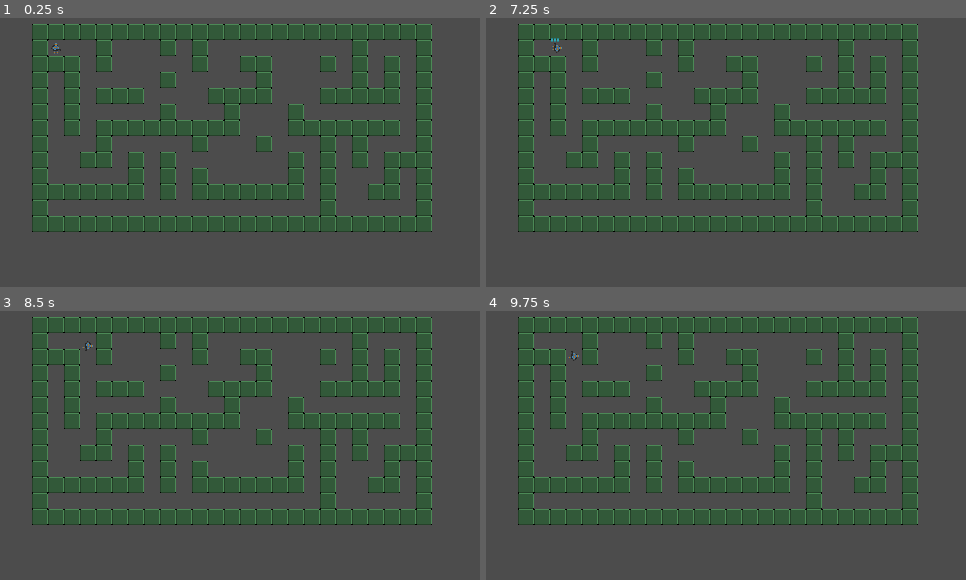
Above: before the commit, frames 1-4 (two rows, left to right).
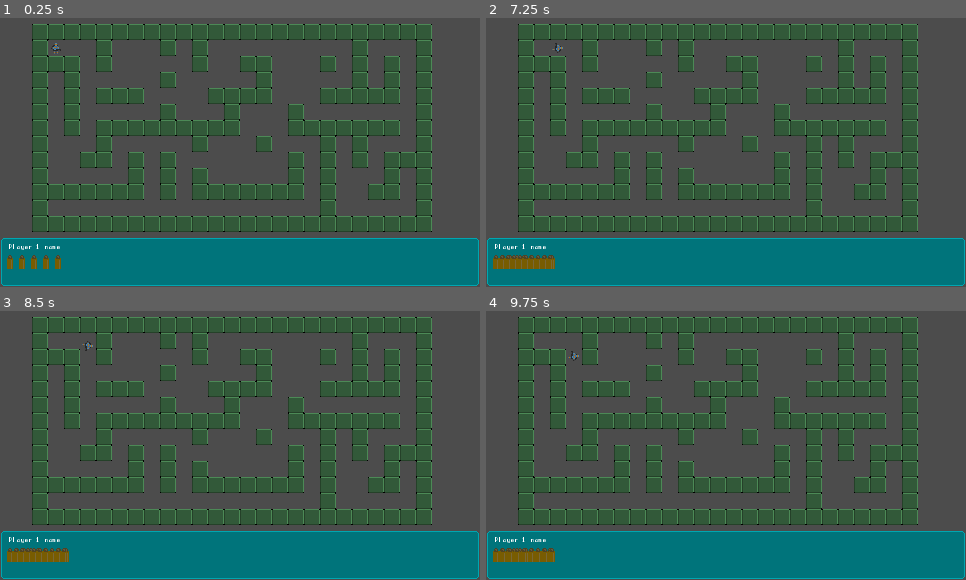
Above: after the commit, the same moments.

Repository: ffekete/WizardOfRogue
Game: Godot game, scene res://Scenes/Game/Main.tscn
Two runs of this game, one before a commit and one after it. Both use one fixed random seed, a clock stepped at 60 frames per second and the inputs below.
Inputs:
- Up to frame 1 (0.25 s): no input
- Up to frame 2 (7.25 s): tap Enter (ui_accept) at 0.5, 0.77, 0.8, 1.07, 1.25, 1.35, 1.52, 1.82, 2, 2.3, 2.75, 3.02, 3.32, 3.5, 4.52, 4.82, 5.3, 5.85, 6.02, 6.32, 6.77, 6.8, 7.07 s; hold Right (ui_right) 0.53-1.28 s; hold Space (ui_fire) 0.53-1.28 s; hold Down (ui_down) 1.28-2.03 s; tap Space (ui_fire) at 1.55, 2.85, 4.35, 6.05 s; hold Right (ui_right) 2.03-2.78 s; hold Space (ui_fire) 2.03-2.78 s; hold Up (ui_up) 2.78-3.53 s; hold Enter (ui_accept) 3.53-4.28 s; hold Left (ui_left) 3.53-5.03 s; hold Down (ui_down) 5.03-5.78 s; hold Space (ui_fire) 5.03-5.78 s; hold Right (ui_right) 5.78-6.53 s; hold Up (ui_up) from 6.53 s (still down); hold Space (ui_fire) from 6.53 s (still down)
- Up to frame 3 (8.5 s): release Up (ui_up) at 7.28 s; release Space (ui_fire) at 7.28 s; hold Right (ui_right) 7.28-8.03 s; tap Space (ui_fire) at 7.35 s; tap Enter (ui_accept) at 7.52, 7.82 s; hold Down (ui_down) from 8.03 s (still down); hold Enter (ui_accept) from 8.03 s (still down)
- Up to frame 4 (9.75 s): release Down (ui_down) at 8.78 s; release Enter (ui_accept) at 8.78 s; hold Left (ui_left) 8.78-9.53 s; tap Space (ui_fire) at 8.85 s; tap Enter (ui_accept) at 9.02, 9.32 s; hold Up (ui_up) from 9.53 s (still down); hold Space (ui_fire) from 9.53 s (still down)

The runs differ from the first frame. In frame 1, 18% of the frame differs, in the area x 0-100%, y 81-100%; in frame 2, 18%, in the area x 0-100%, y 7-100%; in frame 3, 18%; in frame 4, 18%.

Commit message:
added ui, ammo counter

Diff:
--- a/Scenes/Game/Main.tscn
+++ b/Scenes/Game/Main.tscn
@@ -1,16 +1,38 @@
-[gd_scene load_steps=6 format=2]
+[gd_scene load_steps=13 format=2]
 
 [ext_resource path="res://Scripts/Game/DungeonMain.gd" type="Script" id=1]
 [ext_resource path="res://Scenes/Game/CaveTile.tscn" type="PackedScene" id=2]
 [ext_resource path="res://Scenes/Game/Player.tscn" type="PackedScene" id=3]
 [ext_resource path="res://Scripts/Game/Camera2D.gd" type="Script" id=4]
 [ext_resource path="res://Scenes/Game/Bullet.tscn" type="PackedScene" id=5]
+[ext_resource path="res://sprites/UI/Main.png" type="Texture" id=6]
+[ext_resource path="res://font/manaspc.ttf" type="DynamicFontData" id=7]
+[ext_resource path="res://Scenes/Game/UI/Bullet_empty.tscn" type="PackedScene" id=8]
+[ext_resource path="res://Scenes/Game/UI/Bullet_full.tscn" type="PackedScene" id=9]
+
+[sub_resource type="AtlasTexture" id=4]
+atlas = ExtResource( 6 )
+region = Rect2( 0, 0, 480, 48 )
+
+[sub_resource type="SpriteFrames" id=5]
+animations = [ {
+"frames": [ SubResource( 4 ) ],
+"loop": true,
+"name": "default",
+"speed": 5.0
+} ]
+
+[sub_resource type="DynamicFont" id=3]
+size = 6
+font_data = ExtResource( 7 )
 
 [node name="Main" type="Node"]
 script = ExtResource( 1 )
 CaveTile = ExtResource( 2 )
 Player = ExtResource( 3 )
 Bullet = ExtResource( 5 )
+Bullet_full = ExtResource( 9 )
+Bullet_empty = ExtResource( 8 )
 
 [node name="Camera2D" type="Camera2D" parent="."]
 position = Vector2( 120.92, 63.8376 )
@@ -18,3 +40,22 @@
 script = ExtResource( 4 )
 
 [node name="Player" parent="." instance=ExtResource( 3 )]
+
+[node name="CanvasLayer" type="CanvasLayer" parent="."]
+
+[node name="UI_window" type="AnimatedSprite" parent="CanvasLayer"]
+position = Vector2( 240, 245 )
+frames = SubResource( 5 )
+
+[node name="Label" type="Label" parent="CanvasLayer/UI_window"]
+margin_left = -232.115
+margin_top = -17.7253
+margin_right = -140.115
+margin_bottom = -9.72534
+custom_fonts/font = SubResource( 3 )
+text = "Player 1 name"
+__meta__ = {
+"_edit_use_anchors_": false
+}
+
+[connection signal="ammo_changed" from="Player" to="." method="_on_Player_ammo_changed"]
--- /dev/null
+++ b/Scenes/Game/UI/Bullet_empty.tscn
@@ -0,0 +1,18 @@
+[gd_scene load_steps=4 format=2]
+
+[ext_resource path="res://sprites/UI/Bullet_empty.png" type="Texture" id=1]
+
+[sub_resource type="AtlasTexture" id=1]
+atlas = ExtResource( 1 )
+region = Rect2( 0, 0, 8, 16 )
+
+[sub_resource type="SpriteFrames" id=2]
+animations = [ {
+"frames": [ SubResource( 1 ) ],
+"loop": true,
+"name": "default",
+"speed": 5.0
+} ]
+
+[node name="AnimatedSprite" type="AnimatedSprite"]
+frames = SubResource( 2 )
--- /dev/null
+++ b/Scenes/Game/UI/Bullet_full.tscn
@@ -0,0 +1,18 @@
+[gd_scene load_steps=4 format=2]
+
+[ext_resource path="res://sprites/UI/Bullet_full.png" type="Texture" id=1]
+
+[sub_resource type="AtlasTexture" id=1]
+atlas = ExtResource( 1 )
+region = Rect2( 0, 0, 8, 16 )
+
+[sub_resource type="SpriteFrames" id=2]
+animations = [ {
+"frames": [ SubResource( 1 ) ],
+"loop": true,
+"name": "default",
+"speed": 5.0
+} ]
+
+[node name="AnimatedSprite" type="AnimatedSprite"]
+frames = SubResource( 2 )
--- a/Scripts/Game/DungeonMain.gd
+++ b/Scripts/Game/DungeonMain.gd
@@ -3,13 +3,18 @@
 export (PackedScene) var CaveTile
 export (PackedScene) var Player
 export (PackedScene) var Bullet
-
+export (PackedScene) var Bullet_full
+export (PackedScene) var Bullet_empty
 
 export var maze_width = 12
 export var maze_height = 6
 export var _seed = 1000
 export var walls_to_remove = 20
 
+onready var ui_window = $CanvasLayer/UI_window;
+
+var ammo_shells = Array()
+
 var grid = []
 var generated_maze = []
 var tile_size = Global.grid_size
@@ -26,6 +31,20 @@
 # Called when the node enters the scene tree for the first time.
 func _ready():
 	generate()
+	update_ammo_status_bar()
+
+func update_ammo_status_bar():
+	ammo_shells.clear()
+	for i in player.ammo:
+		ammo_shells.append(Bullet_full.instance())
+
+	for i in player.max_ammo - player.ammo:
+		ammo_shells.append(Bullet_empty.instance())
+
+	for i in range(ammo_shells.size()):
+		var ammo_sprite = ammo_shells[i]
+		ammo_sprite.position.x = i * round(64 / ammo_shells.size()) - 230
+		ui_window.add_child(ammo_sprite)
 
 func generate():
 
@@ -221,3 +240,7 @@
 	if(direction == Direction.E):
 		return 4
 	return 8
+
+
+func _on_Player_ammo_changed():
+	update_ammo_status_bar()
--- a/Scripts/Game/Player.gd
+++ b/Scripts/Game/Player.gd
@@ -1,6 +1,7 @@
 extends Area2D
 
 signal hit
+signal ammo_changed
 
 export (PackedScene) var Bullet
 var main = load("res://Scenes/Game/Main.tscn")
@@ -23,7 +24,7 @@
 var screen_size
 var next_dir
 var currentDir
-var ammo
+export var ammo = 0
 
 # Called when the node enters the scene tree for the first time.
 func _ready():
@@ -38,6 +39,10 @@
 	reload_anim.visible = false
 
 func _process(delta):
+
+	if(Input.is_action_pressed("ui_accept")):
+		ammo = 10;
+		emit_signal("ammo_changed")
 
 	# set up nex direction if already moving to next tile
 	if(tween.is_active()):
@@ -73,6 +78,7 @@
 				attack_timer.start(attack_speed)
 				ammo -= 1
 				$AnimatedSprite.frames.set_animation_speed("attack", 12)
+				emit_signal("ammo_changed")
 
 				if(next_dir == Vector2.UP):
 					_position_up()
@@ -249,3 +255,4 @@
 func _on_ReloadAnimatedSprite_animation_finished():
 	reload_anim.visible = false
 	reload_anim.stop()
+	emit_signal("ammo_changed")
Not shown, removed: addons/BitmapFontEasy/bmpfonthelper.gd
Binary file removed: addons/BitmapFontEasy/icon.png
Not shown, removed: addons/BitmapFontEasy/main.gd
Not shown, removed: addons/BitmapFontEasy/plugin.cfg
Binary file added: font/manaspc.ttf
Binary file added: sprites/UI/Bullet_empty.png
Not shown, added: sprites/UI/Bullet_empty.png.import
Binary file added: sprites/UI/Bullet_full.png
Not shown, added: sprites/UI/Bullet_full.png.import
Binary file added: sprites/UI/Main.png
Not shown, changed: sprites/UI/Main.png.import
Not shown, added: sprites/UI/Bullet_empty.hxl
(and 2 more such lines)
